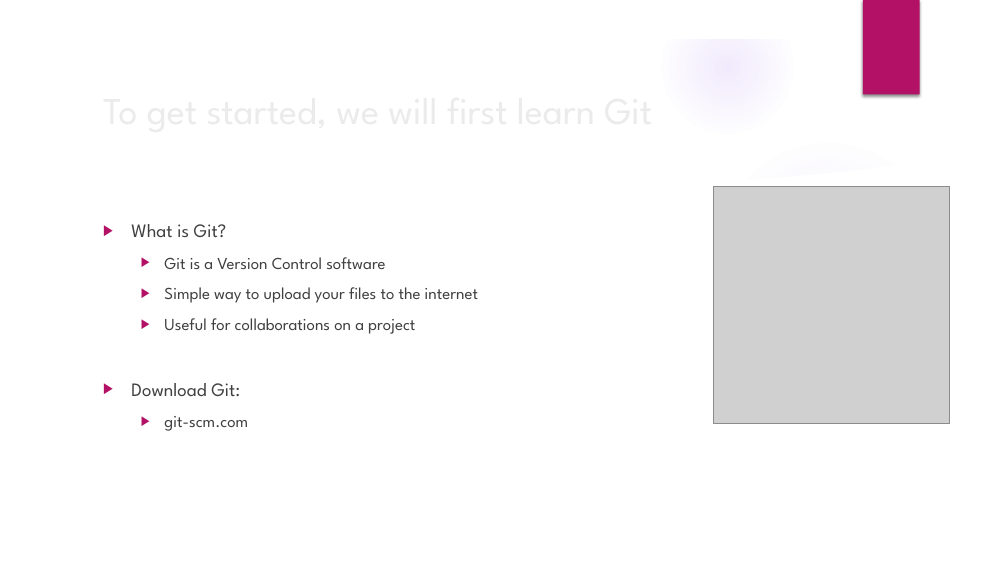
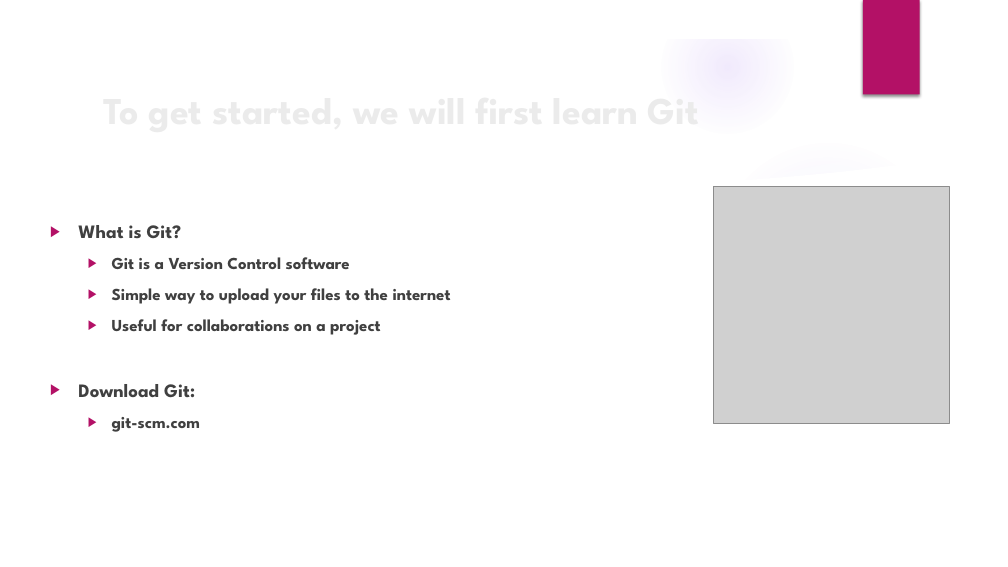
Before and after one commit to jlam323/Web-Workshop1, a slide deck: slide 7 of WesternCybersecurity.pptx (slide 17 before the commit). Drawn at 1008x567 pixels with LibreOffice and Linux fonts; fonts in the diff are those of the drawing; grey boxes stand for pictures; background and template pictures are left out. Boxes give left, top, right and bottom in pixels: in the first picture for what was removed or moved away, otherwise in the second. Text is boxed around its words. In the diff, an @@ line names an element or a change of style, - is before the commit and + after.

Commit message:
ppt added

```diff
--- a/WesternCybersecurity.pptx
+++ b/WesternCybersecurity.pptx
@@ title "To get started, we will ..." at <box>95,80,820,138</box>: bold on @@
@@ text "What is Git?" at <box>78,225,451,432</box>: bold on @@
@@ text "What is Git?": place and size @@
-text "What is Git?" at <box>131,224,478,431</box>
+text "What is Git?" at <box>78,225,451,432</box>
```
Also in this commit, not shown: 6 other slides changed, 1 other file.
